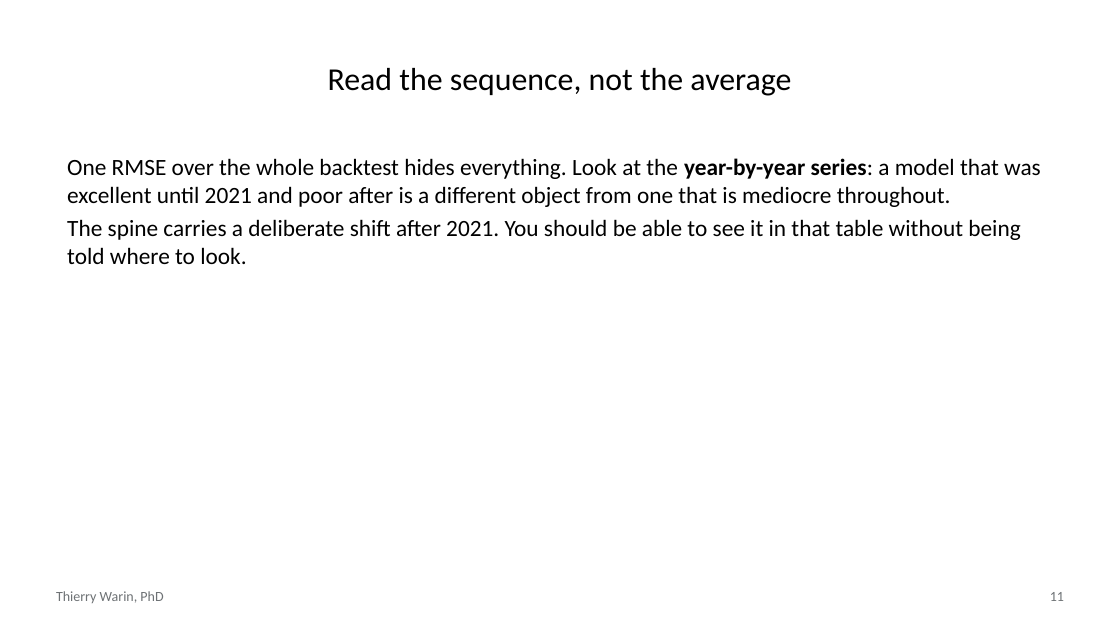
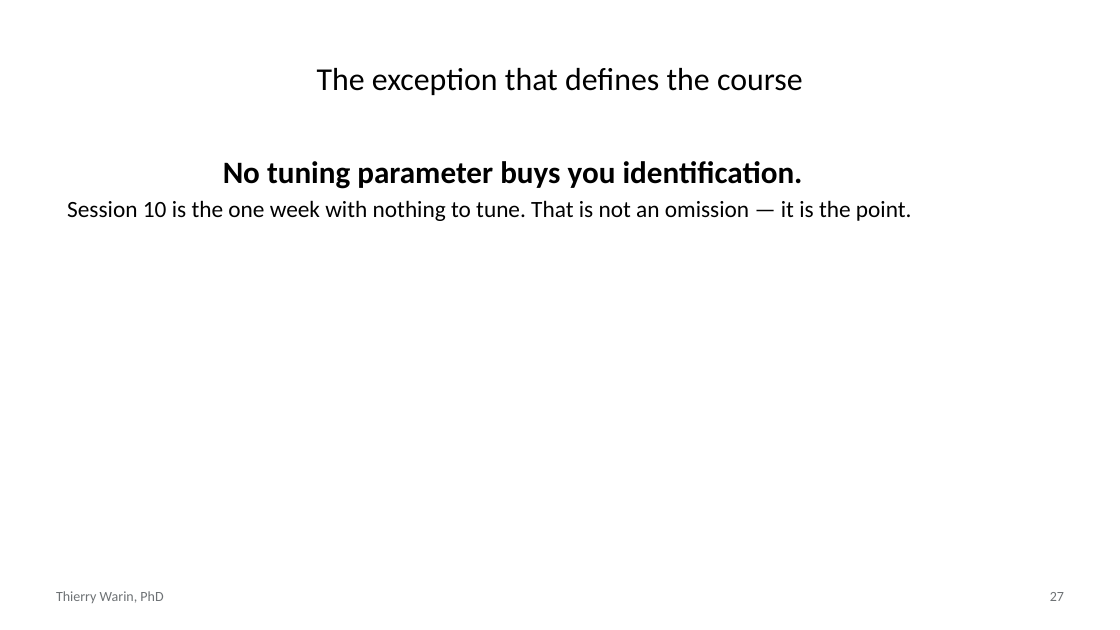
Before and after one commit to warint/quantitative-methods, a slide deck: slide 27 of 11-forecasting-drift-and-governance/slides.pptx (slide 11 before the commit). Drawn at 1120x630 pixels with LibreOffice and Linux fonts; fonts in the diff are those of the drawing. Boxes give left, top, right and bottom in pixels: in the first picture for what was removed or moved away, otherwise in the second. Text is boxed around its words. In the diff, an @@ line names an element or a change of style, - is before the commit and + after.

```diff
--- a/11-forecasting-drift-and-governance/slides.pptx
+++ b/11-forecasting-drift-and-governance/slides.pptx
@@ title at [317, 68, 803, 95]: text changed @@
-Read the sequence, not the average
+The exception that defines the course
@@ text at [67, 161, 912, 221]: text changed @@
-One RMSE over the whole backtest hides everything. Look at the year-by-year series: a model that was excellent until 2021 and poor after is a different object from one that is mediocre throughout.
-The spine carries a deliberate shift after 2021. You should be able to see it in that table without being told where to look.
+No tuning parameter buys you identification.
+Session 10 is the one week with nothing to tune. That is not an omission — it is the point.
@@ page number at [1050, 592, 1064, 601]: text changed @@
-11
+27
```
Also in this commit, not shown: 8 other slides changed, 25 slides added, 15 slides removed, 13 other files.
